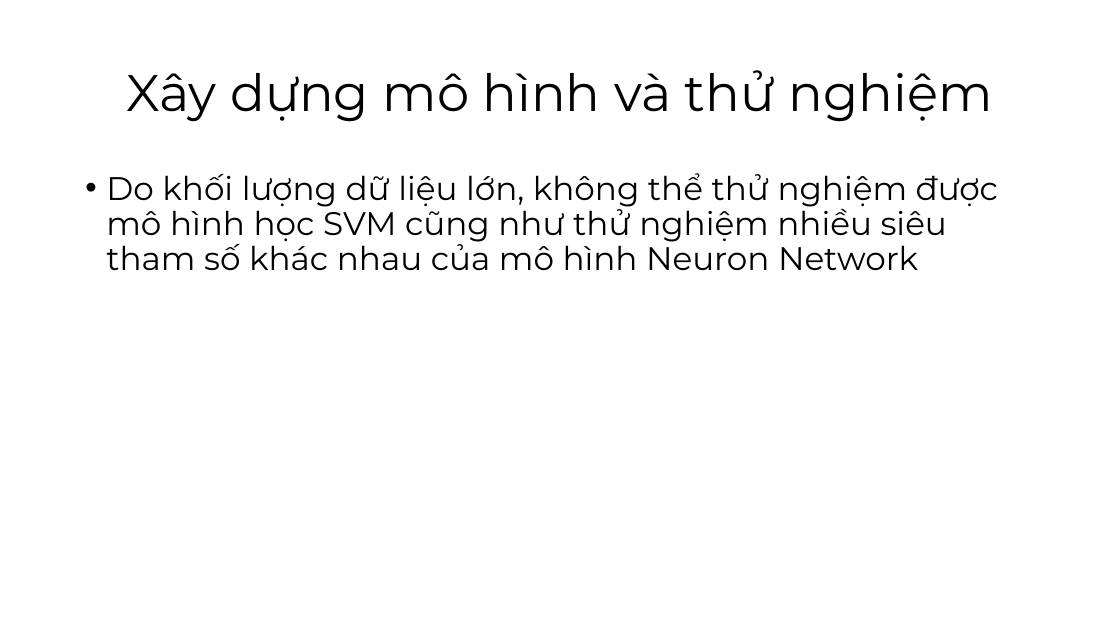
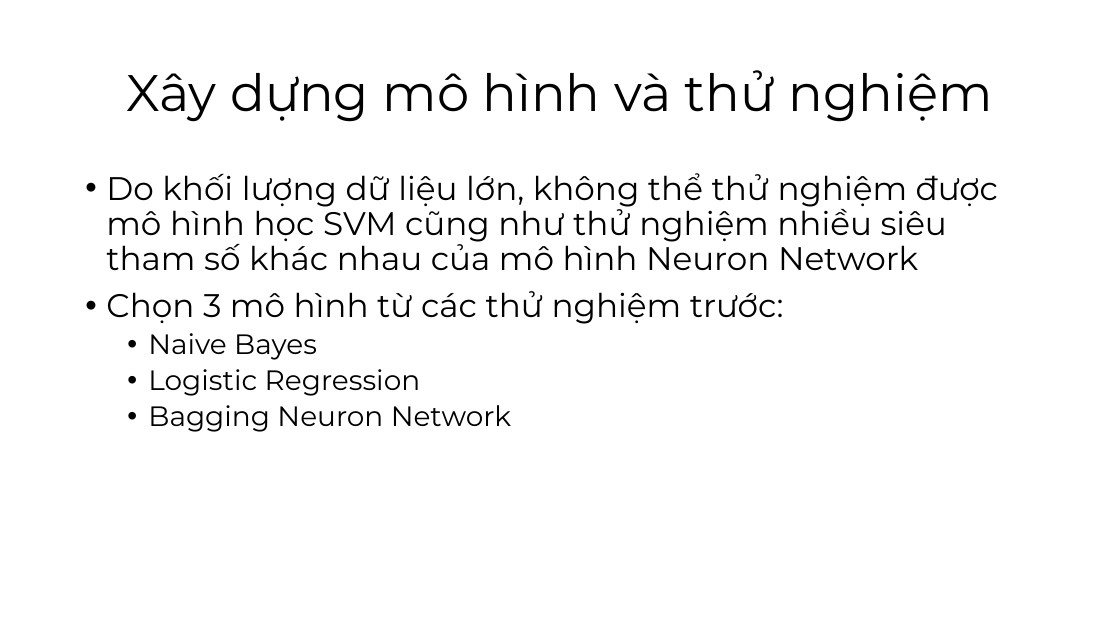
Before and after one commit to vlozg/DoAn_CuoiKy_DataScience, a slide deck: slide 39 of Slide.pptx (slide 35 before the commit). Drawn at 1120x630 pixels with LibreOffice and Linux fonts; fonts in the diff are those of the drawing. Boxes give left, top, right and bottom in pixels: in the first picture for what was removed or moved away, otherwise in the second. Text is boxed around its words. In the diff, an @@ line names an element or a change of style, - is before the commit and + after.

```diff
--- a/Slide.pptx
+++ b/Slide.pptx
@@ text at (106,291,784,432): paragraphs added @@
+• Chọn 3 mô hình từ các thử nghiệm trước:
+  • Naive Bayes
+  • Logistic Regression
+  • Bagging Neuron Network
```
Also in this commit, not shown: 4 other slides changed, 15 slides added, 2 slides removed, 2 other files.
